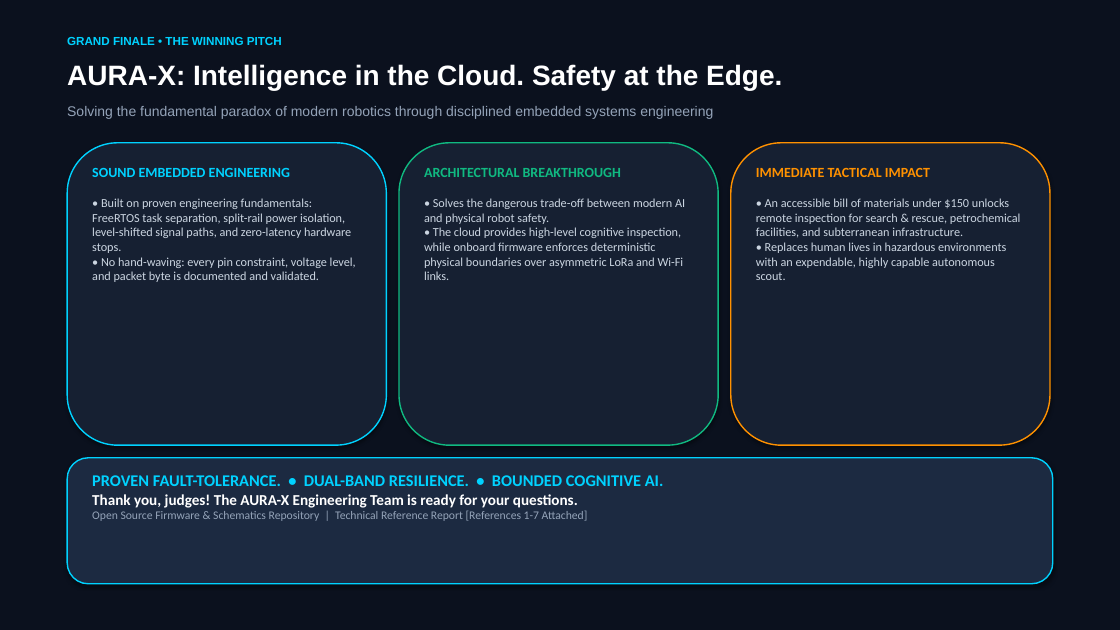
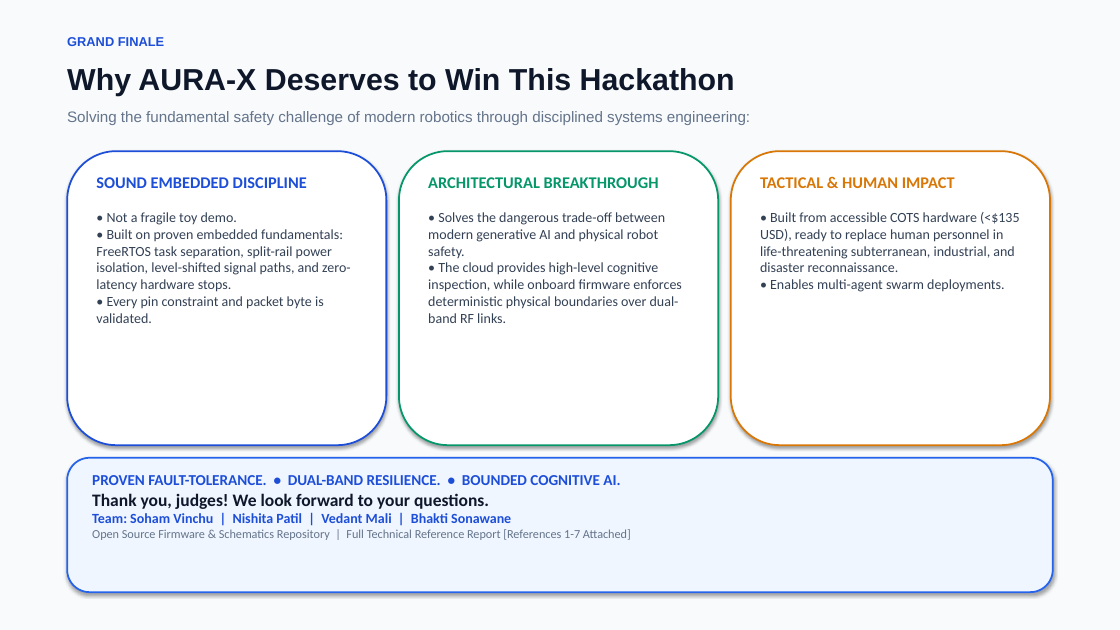
Before and after one commit to nishitapatil7/sangola-ppt, a slide deck: slide 12 of AURA_X_Winning_Hackathon_Pitch_Deck.pptx (slide 14 before the commit). Drawn at 1120x630 pixels with LibreOffice and Linux fonts; fonts in the diff are those of the drawing. Boxes give left, top, right and bottom in pixels: in the first picture for what was removed or moved away, otherwise in the second. Text is boxed around its words. In the diff, an @@ line names an element or a change of style, - is before the commit and + after.

Commit message:
Update PPT to high-impact light mode: concise copy, large fonts, team members added, and cost slide removed

```diff
--- a/AURA_X_Winning_Hackathon_Pitch_Deck.pptx
+++ b/AURA_X_Winning_Hackathon_Pitch_Deck.pptx
@@ rectangle at (x1=0, y1=0, x2=1120, y2=630): fill #0B111E to #F8FAFC @@
@@ text at (x1=67, y1=37, x2=164, y2=46): text changed; size 10 to 11 pt; text colour #00D2FF to #1D4ED8 @@
-GRAND FINALE • THE WINNING PITCH
+GRAND FINALE
@@ text at (x1=67, y1=68, x2=735, y2=96): text changed; size 24 to 26 pt; text colour #FFFFFF to #0F172A @@
-AURA-X: Intelligence in the Cloud. Safety at the Edge.
+Why AURA-X Deserves to Win This Hackathon
@@ text at (x1=67, y1=111, x2=750, y2=125): text changed; size 12 to 13 pt; text colour #94A3B8 to #64748B @@
-Solving the fundamental paradox of modern robotics through disciplined embedded systems engineering
+Solving the fundamental safety challenge of modern robotics through disciplined systems engineering:
@@ rounded rectangle resized from (x1=67, y1=143, x2=386, y2=445) to (x1=67, y1=151, x2=386, y2=445) @@
@@ rounded rectangle at (x1=67, y1=151, x2=386, y2=445): fill #162032 to #FFFFFF; outline #00D2FF 1.2 pt to #1D4ED8 1.5 pt @@
@@ text at (x1=96, y1=177, x2=350, y2=323): text changed; size 10.5 to 12 pt; text colour #CBD5E1 to #334155 @@
-SOUND EMBEDDED ENGINEERING
-• Built on proven engineering fundamentals: FreeRTOS task separation, split-rail power isolation, level-shifted signal paths, and zero-latency hardware stops.
-• No hand-waving: every pin constraint, voltage level, and packet byte is documented and validated.
+SOUND EMBEDDED DISCIPLINE
+• Not a fragile toy demo.
+• Built on proven embedded fundamentals: FreeRTOS task separation, split-rail power isolation, level-shifted signal paths, and zero-latency hardware stops.
+• Every pin constraint and packet byte is validated.
@@ rounded rectangle resized from (x1=399, y1=143, x2=718, y2=445) to (x1=399, y1=151, x2=718, y2=445) @@
@@ rounded rectangle at (x1=399, y1=151, x2=718, y2=445): fill #162032 to #FFFFFF; outline #10B981 1.2 pt to #059669 1.5 pt @@
@@ text "ARCHITECTURAL BREAKTHROUGH" moved from (x1=424, y1=168, x2=685, y2=280) to (x1=428, y1=177, x2=682, y2=323) @@
@@ text at (x1=428, y1=177, x2=659, y2=188): size 12 to 14 pt, text colour #10B981 to #059669 in "ARCHITECTURAL BREAKTHROUGH" @@
@@ rounded rectangle resized from (x1=731, y1=143, x2=1050, y2=445) to (x1=731, y1=151, x2=1050, y2=445) @@
@@ rounded rectangle at (x1=731, y1=151, x2=1050, y2=445): fill #162032 to #FFFFFF; outline #FF9100 1.2 pt to #D97706 1.5 pt @@
@@ text at (x1=760, y1=177, x2=1020, y2=292): text changed; size 10.5 to 12 pt; text colour #CBD5E1 to #334155 @@
-IMMEDIATE TACTICAL IMPACT
-• An accessible bill of materials under $150 unlocks remote inspection for search & rescue, petrochemical facilities, and subterranean infrastructure.
-• Replaces human lives in hazardous environments with an expendable, highly capable autonomous scout.
+TACTICAL & HUMAN IMPACT
+• Built from accessible COTS hardware (<$135 USD), ready to replace human personnel in life-threatening subterranean, industrial, and disaster reconnaissance.
+• Enables multi-agent swarm deployments.
@@ text at (x1=428, y1=212, x2=682, y2=323): text changed; size 10.5 to 12 pt; text colour #CBD5E1 to #334155 @@
-• Solves the dangerous trade-off between modern AI and physical robot safety.
-• The cloud provides high-level cognitive inspection, while onboard firmware enforces deterministic physical boundaries over asymmetric LoRa and Wi-Fi links.
+• Solves the dangerous trade-off between modern generative AI and physical robot safety.
+• The cloud provides high-level cognitive inspection, while onboard firmware enforces deterministic physical boundaries over dual-band RF links.
@@ rounded rectangle resized from (x1=67, y1=458, x2=1053, y2=584) to (x1=67, y1=458, x2=1053, y2=592) @@
@@ rounded rectangle at (x1=67, y1=458, x2=1053, y2=592): fill #1C2A41 to #EFF6FF; outline #00D2FF 1.2 pt to #2563EB 1.5 pt @@
@@ text at (x1=92, y1=475, x2=620, y2=485): size 14 to 13 pt, text colour #00D2FF to #1D4ED8 in "PROVEN FAULT-TOLERANCE. • DUAL-BAND RESILIENCE. • BOUNDED ..." @@
@@ text at (x1=92, y1=493, x2=631, y2=540): text changed; size 10 to 10.5 pt; text colour #94A3B8 to #64748B; bold on @@
-Thank you, judges! The AURA-X Engineering Team is ready for your questions.
-Open Source Firmware & Schematics Repository | Technical Reference Report [References 1-7 Attached]
+Thank you, judges! We look forward to your questions.
+Team: Soham Vinchu | Nishita Patil | Vedant Mali | Bhakti Sonawane
+Open Source Firmware & Schematics Repository | Full Technical Reference Report [References 1-7 Attached]
```
Also in this commit, not shown: 7 other slides changed, 4 slides added, 6 slides removed, 2 other files.
